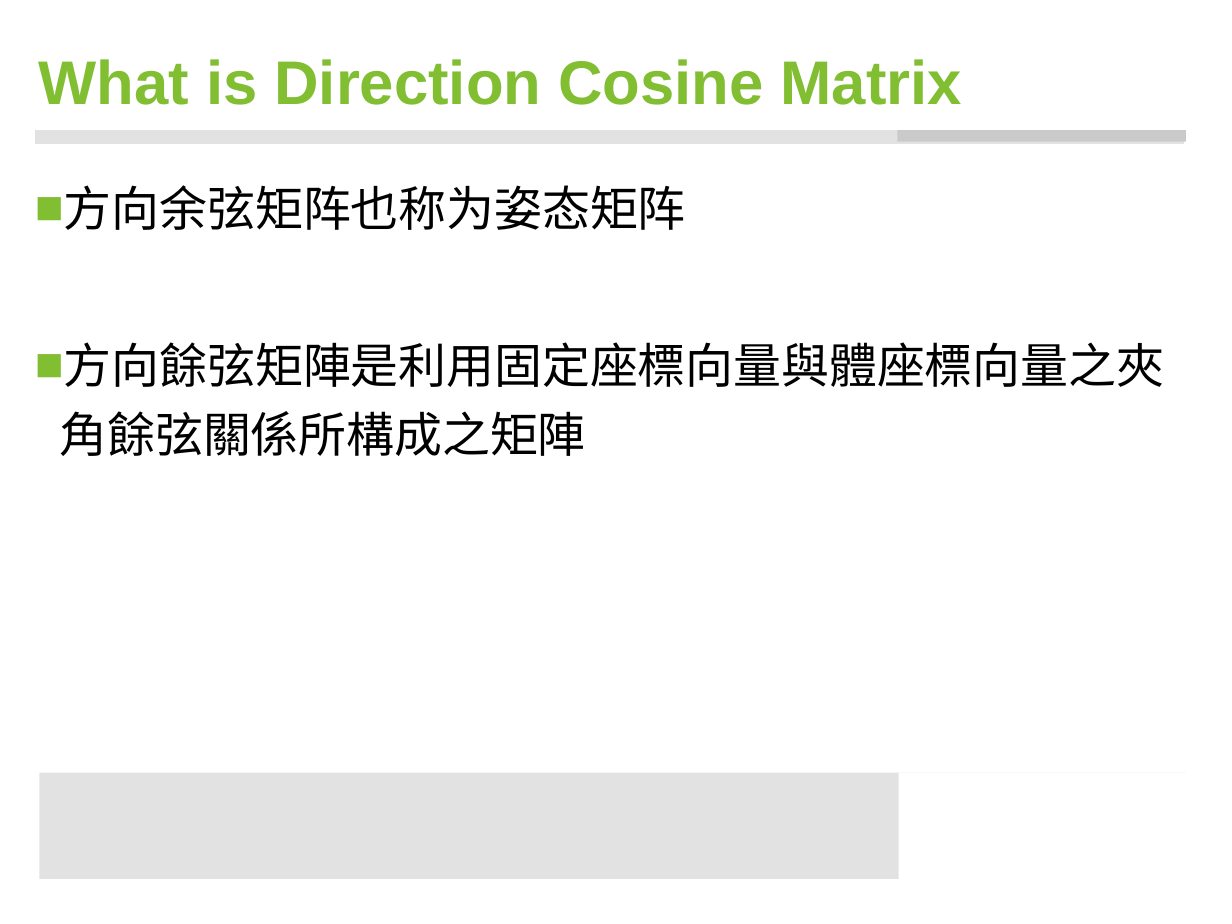
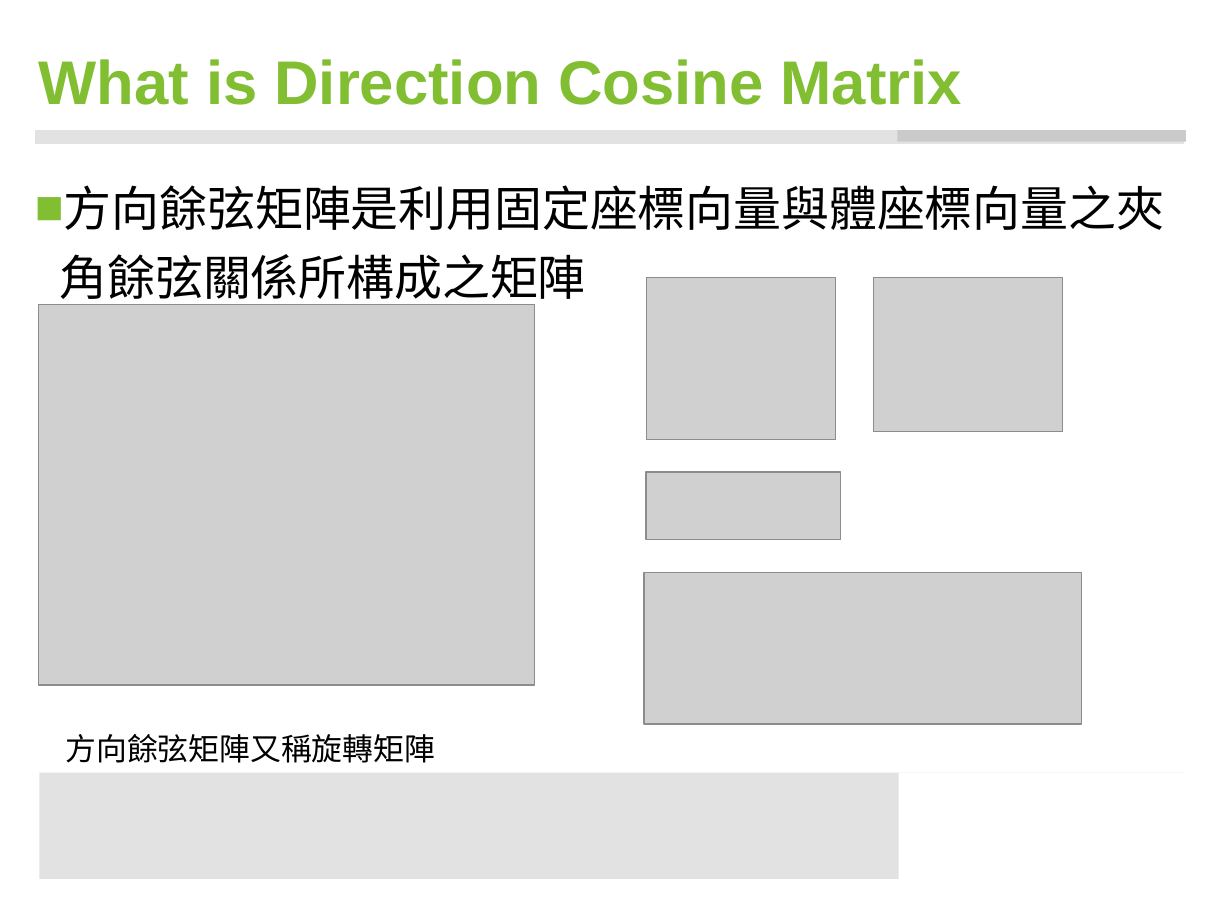
Before and after one commit to ccccjason/VR, a slide deck: slide 4 of data/my_dcm/DCM.pptx. Drawn at 1232x924 pixels with LibreOffice and Linux fonts; fonts in the diff are those of the drawing; grey boxes stand for pictures; background and template pictures are left out. Boxes give left, top, right and bottom in pixels: in the first picture for what was removed or moved away, otherwise in the second. Text is boxed around its words. In the diff, an @@ line names an element or a change of style, - is before the commit and + after.

Commit message:
update

```diff
--- a/data/my_dcm/DCM.pptx
+++ b/data/my_dcm/DCM.pptx
@@ text at box(64, 185, 686, 230): paragraph removed @@
-■ 方向余弦矩阵也称为姿态矩阵
@@ picture added at box(647, 277, 835, 440) @@
@@ picture added at box(873, 277, 1062, 431) @@
@@ picture added at box(38, 304, 535, 685) @@
@@ picture added at box(646, 472, 840, 540) @@
@@ picture added at box(644, 573, 1082, 724) @@
@@ text added at box(65, 734, 435, 763), 18 pt, text #000000 @@
+方向餘弦矩陣又稱旋轉矩陣
```
Also in this commit, not shown: 1 other slide changed, 4 slides added, 2 slides removed.
